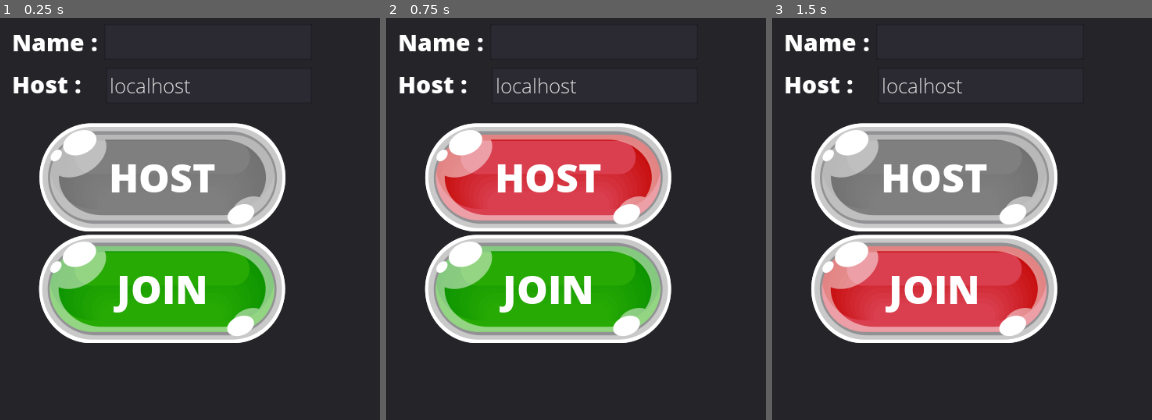
Above: before the commit, frames 1-3 (left to right).
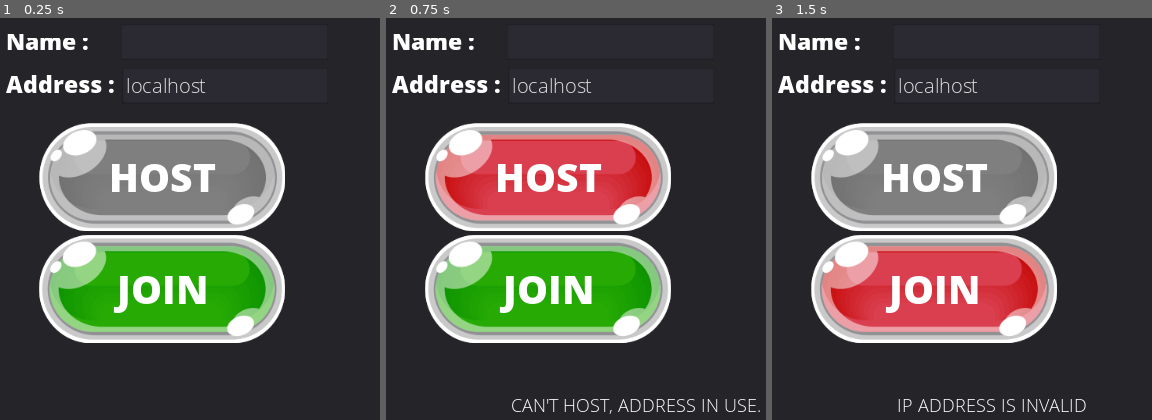
Above: after the commit, the same moments.

Repository: ChristianNomena/test_local_game_godot
Game: Godot game, scene res://scenes/Main.tscn
Same seed, same stepped clock (60 frames per second), same inputs: the game is played once before the commit and once after it.
Inputs:
- Up to frame 1 (0.25 s): no input
- Up to frame 2 (0.75 s): click "HOST" at 0.5 s
- Up to frame 3 (1.5 s): click "JOIN" at 1.25 s

The runs differ from the first frame. In frame 1, 2.4% of the frame differs, in the area x 1-76%, y 3-74%; in frame 2, 3.1%, in the area x 1-99%, y 3-99%; in frame 3, 2.9%.

Commit message:
Multiplayer local OK

Diff:
--- a/project.godot
+++ b/project.godot
@@ -19,21 +19,30 @@
 run/main_scene="res://scenes/Main.tscn"
 config/icon="res://icon.png"
 
+[display]
+
+window/stretch/mode="2d"
+window/stretch/aspect="keep"
+
 [input]
 
 player_left={
 "deadzone": 0.5,
 "events": [ Object(InputEventKey,"resource_local_to_scene":false,"resource_name":"","device":0,"alt":false,"shift":false,"control":false,"meta":false,"command":false,"pressed":false,"scancode":81,"unicode":0,"echo":false,"script":null)
+, Object(InputEventKey,"resource_local_to_scene":false,"resource_name":"","device":0,"alt":false,"shift":false,"control":false,"meta":false,"command":false,"pressed":false,"scancode":16777231,"unicode":0,"echo":false,"script":null)
  ]
 }
 player_right={
 "deadzone": 0.5,
 "events": [ Object(InputEventKey,"resource_local_to_scene":false,"resource_name":"","device":0,"alt":false,"shift":false,"control":false,"meta":false,"command":false,"pressed":false,"scancode":68,"unicode":0,"echo":false,"script":null)
+, Object(InputEventKey,"resource_local_to_scene":false,"resource_name":"","device":0,"alt":false,"shift":false,"control":false,"meta":false,"command":false,"pressed":false,"scancode":16777233,"unicode":0,"echo":false,"script":null)
  ]
 }
 player_jump={
 "deadzone": 0.5,
 "events": [ Object(InputEventKey,"resource_local_to_scene":false,"resource_name":"","device":0,"alt":false,"shift":false,"control":false,"meta":false,"command":false,"pressed":false,"scancode":90,"unicode":0,"echo":false,"script":null)
+, Object(InputEventKey,"resource_local_to_scene":false,"resource_name":"","device":0,"alt":false,"shift":false,"control":false,"meta":false,"command":false,"pressed":false,"scancode":16777232,"unicode":0,"echo":false,"script":null)
+, Object(InputEventKey,"resource_local_to_scene":false,"resource_name":"","device":0,"alt":false,"shift":false,"control":false,"meta":false,"command":false,"pressed":false,"scancode":32,"unicode":0,"echo":false,"script":null)
  ]
 }
 
--- a/scenes/Gameplay.tscn
+++ b/scenes/Gameplay.tscn
@@ -1,10 +1,12 @@
-[gd_scene load_steps=4 format=2]
+[gd_scene load_steps=5 format=2]
 
 [ext_resource path="res://scenes/Map.tscn" type="PackedScene" id=1]
 [ext_resource path="res://scenes/Player.tscn" type="PackedScene" id=2]
 [ext_resource path="res://scenes/Player2.tscn" type="PackedScene" id=3]
+[ext_resource path="res://scripts/Gameplay.gd" type="Script" id=4]
 
 [node name="Gameplay" type="Node2D"]
+script = ExtResource( 4 )
 
 [node name="Map" parent="." instance=ExtResource( 1 )]
 
@@ -12,4 +14,4 @@
 position = Vector2( 120, 424 )
 
 [node name="Player2" parent="." instance=ExtResource( 3 )]
-position = Vector2( 904, 424 )
+position = Vector2( 912, 424 )
--- a/scenes/Main.tscn
+++ b/scenes/Main.tscn
@@ -30,6 +30,10 @@
 
 [sub_resource type="DynamicFont" id=6]
 size = 26
+font_data = ExtResource( 6 )
+
+[sub_resource type="DynamicFont" id=7]
+size = 24
 font_data = ExtResource( 6 )
 
 [node name="Main" type="Control"]
@@ -113,45 +117,66 @@
 }
 
 [node name="LabelName" type="Label" parent="Panel"]
-margin_left = 320.0
+margin_left = 312.0
 margin_top = 34.0
-margin_right = 430.0
+margin_right = 422.0
 margin_bottom = 76.0
-custom_fonts/font = SubResource( 4 )
+custom_fonts/font = SubResource( 3 )
 text = "Name :"
 __meta__ = {
 "_edit_use_anchors_": false
 }
 
 [node name="LineEditName" type="LineEdit" parent="Panel"]
-margin_left = 438.0
+margin_left = 459.0
 margin_top = 32.0
-margin_right = 704.0
+margin_right = 725.0
 margin_bottom = 78.0
-custom_fonts/font = SubResource( 3 )
+custom_fonts/font = SubResource( 4 )
 text = "Player"
 __meta__ = {
 "_edit_use_anchors_": false
 }
 
-[node name="LabelHost" type="Label" parent="Panel"]
+[node name="LabelAddress" type="Label" parent="Panel"]
 anchor_left = 0.5
 anchor_right = 0.5
-margin_left = -192.0
+margin_left = -200.0
 margin_top = 88.0
-margin_right = -103.0
+margin_right = -58.0
 margin_bottom = 130.0
 custom_fonts/font = SubResource( 5 )
-text = "Host :"
+text = "Address :"
+__meta__ = {
+"_edit_use_anchors_": false
+}
 
-[node name="LineEditHost" type="LineEdit" parent="Panel"]
+[node name="LineEditAddress" type="LineEdit" parent="Panel"]
 anchor_left = 0.5
 anchor_right = 0.5
-margin_left = -72.0
+margin_left = -51.0
 margin_top = 88.0
-margin_right = 192.0
+margin_right = 213.0
 margin_bottom = 134.0
 custom_fonts/font = SubResource( 6 )
 text = "localhost"
+__meta__ = {
+"_edit_use_anchors_": false
+}
+
+[node name="LabelStatus" type="Label" parent="Panel"]
+visible = false
+anchor_left = 0.5
+anchor_top = 1.0
+anchor_right = 0.5
+anchor_bottom = 1.0
+margin_left = -48.0
+margin_top = -96.0
+margin_right = 47.0
+margin_bottom = -62.0
+custom_fonts/font = SubResource( 7 )
+text = "Message"
+align = 1
+uppercase = true
 [connection signal="pressed" from="Panel/VBoxContainer/HostButton" to="." method="_on_HostButton_pressed"]
 [connection signal="pressed" from="Panel/VBoxContainer/JoinButton" to="." method="_on_JoinButton_pressed"]
--- a/scenes/Player.tscn
+++ b/scenes/Player.tscn
@@ -4,9 +4,10 @@
 [ext_resource path="res://scripts/Player.gd" type="Script" id=2]
 
 [sub_resource type="RectangleShape2D" id=1]
-extents = Vector2( 56, 85.1025 )
+extents = Vector2( 56, 85.5 )
 
 [node name="Player" type="KinematicBody2D"]
+scale = Vector2( 0.5, 0.5 )
 script = ExtResource( 2 )
 
 [node name="Sprite" type="Sprite" parent="."]
--- a/scenes/Player2.tscn
+++ b/scenes/Player2.tscn
@@ -1,11 +1,9 @@
-[gd_scene load_steps=4 format=2]
+[gd_scene load_steps=3 format=2]
 
 [ext_resource path="res://scenes/Player.tscn" type="PackedScene" id=1]
 [ext_resource path="res://assets/player2.png" type="Texture" id=2]
-[ext_resource path="res://scripts/Player2.gd" type="Script" id=3]
 
 [node name="Player" instance=ExtResource( 1 )]
-script = ExtResource( 3 )
 
 [node name="Sprite" parent="." index="0"]
 texture = ExtResource( 2 )
--- /dev/null
+++ b/scripts/Gameplay.gd
@@ -0,0 +1,20 @@
+extends Node2D
+
+
+onready var player2 = $Player2
+
+
+# Called when the node enters the scene tree for the first time.
+func _ready():
+	if get_tree().is_network_server():
+		# For the server, give control of player 2 to the other peer.
+		player2.set_network_master(get_tree().get_network_connected_peers()[0])
+	else:
+		# For the client, give control of player 2 to itself.
+		player2.set_network_master(get_tree().get_network_unique_id())
+	print("unique id: ", get_tree().get_network_unique_id())
+
+
+# Called every frame. 'delta' is the elapsed time since the previous frame.
+#func _process(delta):
+#	pass
--- a/scripts/Main.gd
+++ b/scripts/Main.gd
@@ -3,14 +3,19 @@
 
 const PROTO_NAME = "ludus"
 
+export var DEFAULT_PORT = 8092
+
 onready var _name = $Panel/LineEditName
-onready var _host = $Panel/LineEditHost
+onready var _host = $Panel/LineEditAddress
 
 
 # Called when the node enters the scene tree for the first time.
 func _ready():
-	get_tree().connect("network_peer_disconnected", self, "_peer_disconnected")
-	get_tree().connect("network_peer_connected", self, "_peer_connected")
+	get_tree().connect("network_peer_connected", self, "_player_connected")
+	get_tree().connect("network_peer_disconnected", self, "_player_disconnected")
+	get_tree().connect("connected_to_server", self, "_connected_ok")
+	get_tree().connect("connection_failed", self, "_connected_fail")
+	get_tree().connect("server_disconnected", self, "_server_disconnected")
 
 	if OS.has_environment("USERNAME"):
 		_name.text = OS.get_environment("USERNAME")
@@ -18,11 +23,60 @@
 		var desktop_path = OS.get_system_dir(0).replace("\\", "/").split("/")
 		_name.text = desktop_path[desktop_path.size() - 2]
 
+
+func _player_connected(_id):
+	# Someone connected, start the game!
+	var game = load("res://scenes/gameplay.tscn").instance()
+	# Connect deferred so we can safely erase it from the callback.
+	game.connect("game_finished", self, "_end_game", [], CONNECT_DEFERRED)
+
+	get_tree().get_root().add_child(game)
+	hide()
+
+
+func _player_disconnected(_id):
+	if get_tree().is_network_server():
+		_end_game("Client disconnected")
+	else:
+		_end_game("Server disconnected")
+
+
+func _connected_ok():
+	_set_status("Connection established")
+
+
+func _connected_fail():
+	_set_status("Couldn't connect")
+	get_tree().set_network_peer(null)
+
+
+func _server_disconnected():
+	_end_game("Server disconnected")
+
+
+func _end_game(with_error = ""):
+	if has_node("/root/Player"):
+		# Erase immediately, otherwise network might show errors (this is why we connected deferred above).
+		get_node("/root/Player").free()
+		show()
+
+	get_tree().set_network_peer(null) # Remove peer.
+	_set_status(with_error)
+
+func _set_status(text):
+	$Panel/LabelStatus.show()
+	$Panel/LabelStatus.text = text
+
+
 func start_game():
 	print("game started")
+	_set_status("game started")
+
 
 func stop_game():
 	print("game stopped")
+	_set_status("game stopped")
+
 
 func _close_network():
 	if get_tree().is_connected("server_disconnected", self, "_close_network"):
@@ -41,16 +95,40 @@
 
 
 func _on_HostButton_pressed():
-	var host = WebSocketServer.new()
-	host.listen(8080, PoolStringArray(["ludus"]), true)
-	get_tree().connect("server_disconnected", self, "_close_network")
+#	var host = WebSocketServer.new()
+#	host.listen(DEFAULT_PORT, PoolStringArray(["ludus"]), true)
+#	get_tree().connect("server_disconnected", self, "_close_network")
+#	get_tree().set_network_peer(host)
+#	start_game()
+
+	var host = NetworkedMultiplayerENet.new()
+	host.set_compression_mode(NetworkedMultiplayerENet.COMPRESS_RANGE_CODER)
+	var err = host.create_server(DEFAULT_PORT, 1) # Maximum of 1 peer, since it's a 2-player game.
+	if err != OK:
+		# Is another server running?
+		_set_status("Can't host, address in use.")
+		return
+
 	get_tree().set_network_peer(host)
-	start_game()
+	_set_status("Waiting for player...")
+
 
 func _on_JoinButton_pressed():
-	var host = WebSocketClient.new()
-	host.connect_to_url("ws://" + _host.text + ":" + str(8080), PoolStringArray([PROTO_NAME]), true)
-	get_tree().connect("connection_failed", self, "_close_network")
-	get_tree().connect("connected_to_server", self, "_connected")
+#	var host = WebSocketClient.new()
+#	host.connect_to_url("ws://" + _host.text + ":" + str(DEFAULT_PORT), PoolStringArray([PROTO_NAME]), true)
+#	get_tree().connect("connection_failed", self, "_close_network")
+#	get_tree().connect("connected_to_server", self, "_connected")
+#	get_tree().set_network_peer(host)
+#	start_game()
+
+	var ip = _host.text
+	if not ip.is_valid_ip_address():
+		_set_status("IP address is invalid")
+		return
+
+	var host = NetworkedMultiplayerENet.new()
+	host.set_compression_mode(NetworkedMultiplayerENet.COMPRESS_RANGE_CODER)
+	host.create_client(ip, DEFAULT_PORT)
 	get_tree().set_network_peer(host)
-	start_game()
+
+	_set_status("Connecting...")
--- a/scripts/Player.gd
+++ b/scripts/Player.gd
@@ -19,10 +19,18 @@
 
 
 func _physics_process(delta):
-	self._movement_loop()
+	if is_network_master():
+		self._movement_loop()
+		rpc_unreliable("update_position", position, _velocity, $Sprite.flip_h)
 
 	self._velocity.y += GRAVITY * (delta)
 	self._velocity = self.move_and_slide(_velocity, UP)
+
+
+remote func update_position(pos, velocity, flip_h): # remote / puppet
+	self.position = pos
+	self._velocity = velocity
+	$Sprite.flip_h = flip_h
 
 
 func _movement_loop():
--- a/scripts/Player2.gd
+++ /dev/null
@@ -1,45 +0,0 @@
-extends KinematicBody2D
-
-
-const PESANTEUR = 1.5
-const GRAVITY = 1000 * PESANTEUR
-const UP = Vector2(0, -1) # Indique le plancher (floor)
-const ACCELERATION = 10
-const DECELERATION = 0.12
-
-var _velocity
-
-export (int) var max_speed = 400
-export (int) var jump_height = 750
-
-
-# Called when the node enters the scene tree for the first time.
-func _ready():
-	self._velocity = Vector2()
-
-
-func _physics_process(delta):
-	self._movement_loop()
-
-	self._velocity.y += GRAVITY * (delta)
-	self._velocity = self.move_and_slide(_velocity, UP)
-
-
-func _movement_loop():
-	var left = Input.is_action_pressed("ui_left")
-	var right = Input.is_action_pressed("ui_right")
-	var jump = Input.is_action_just_pressed("ui_up")
-
-	var direction_horizontal = int(right) - int(left)
-
-	if direction_horizontal == 1:
-		self._velocity.x = min(self._velocity.x + ACCELERATION, max_speed)
-		$Sprite.flip_h = false
-	elif direction_horizontal == -1:
-		self._velocity.x = max(self._velocity.x - ACCELERATION, -max_speed)
-		$Sprite.flip_h = true
-	else:
-		self._velocity.x = lerp(self._velocity.x, 0, DECELERATION)
-
-	if jump and self.is_on_floor():
-		_velocity.y = -self.jump_height
Binary file added: assets/characters/player1/Dead (1).png
Not shown, added: assets/characters/player1/Dead (1).png.import
Binary file added: assets/characters/player1/Dead (10).png
Not shown, added: assets/characters/player1/Dead (10).png.import
Binary file added: assets/characters/player1/Dead (11).png
Not shown, added: assets/characters/player1/Dead (11).png.import
Binary file added: assets/characters/player1/Dead (12).png
Not shown, added: assets/characters/player1/Dead (12).png.import
Binary file added: assets/characters/player1/Dead (13).png
Not shown, added: assets/characters/player1/Dead (13).png.import
Binary file added: assets/characters/player1/Dead (14).png
Not shown, added: assets/characters/player1/Dead (14).png.import
(and 221 more such lines)
